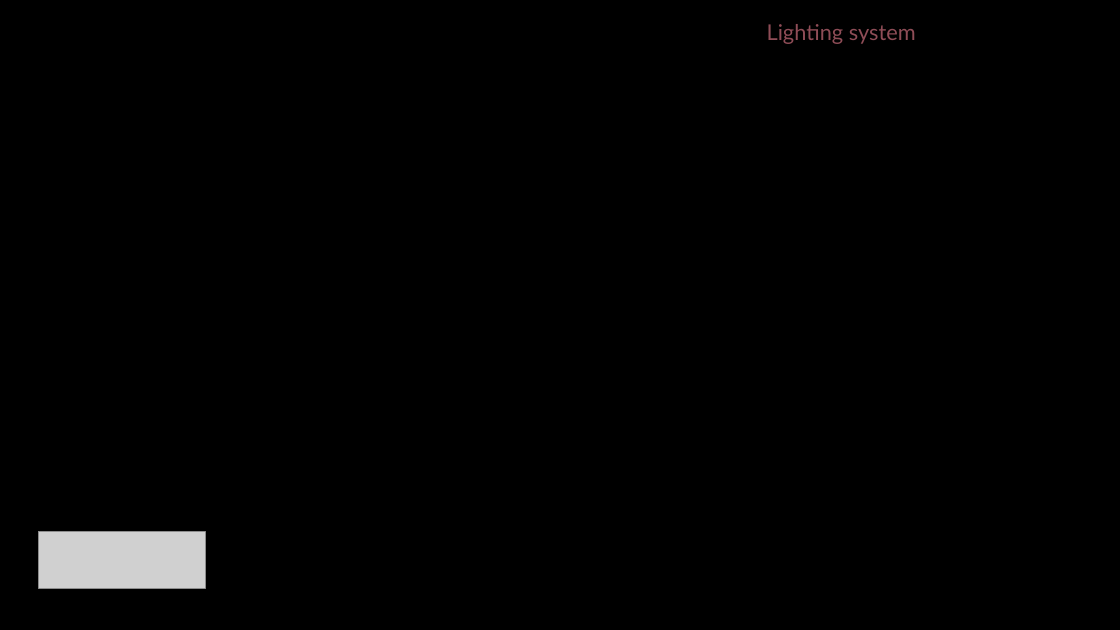
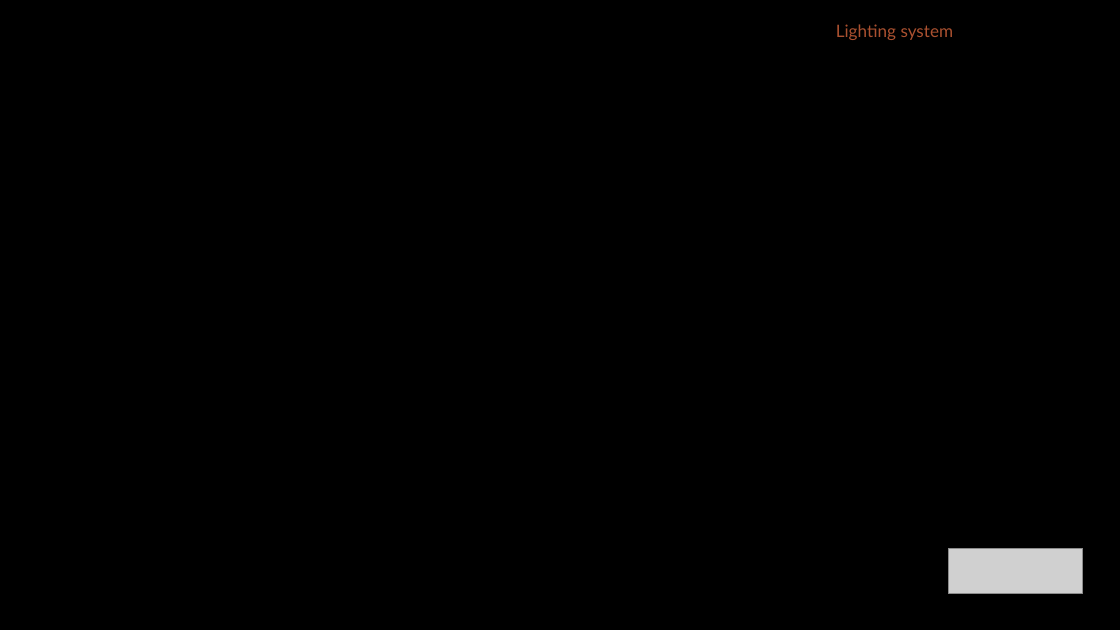
Before and after one commit to diegohcanepa/Remizione, a slide deck: slide 12 of Pitch Deck.pptx. Drawn at 1120x630 pixels with LibreOffice and Linux fonts; fonts in the diff are those of the drawing; grey boxes stand for pictures; background and template pictures are left out. Boxes give left, top, right and bottom in pixels: in the first picture for what was removed or moved away, otherwise in the second. Text is boxed around its words. In the diff, an @@ line names an element or a change of style, - is before the commit and + after.

```diff
--- a/Pitch Deck.pptx
+++ b/Pitch Deck.pptx
@@ text "Lighting system": place and size @@
-text "Lighting system" at (767,24,916,44)
+text "Lighting system" at (836,24,954,40)
@@ text "Lighting system" at (836,24,954,40): size 14 to 11 pt, text colour #8F4D57 to #AB5130 @@
@@ picture: place and size @@
-picture at (38,532,205,588)
+picture at (949,548,1083,594)
```
Also in this commit, not shown: 12 other slides changed, 2 slides added, 2 slides removed, 5 other files.
